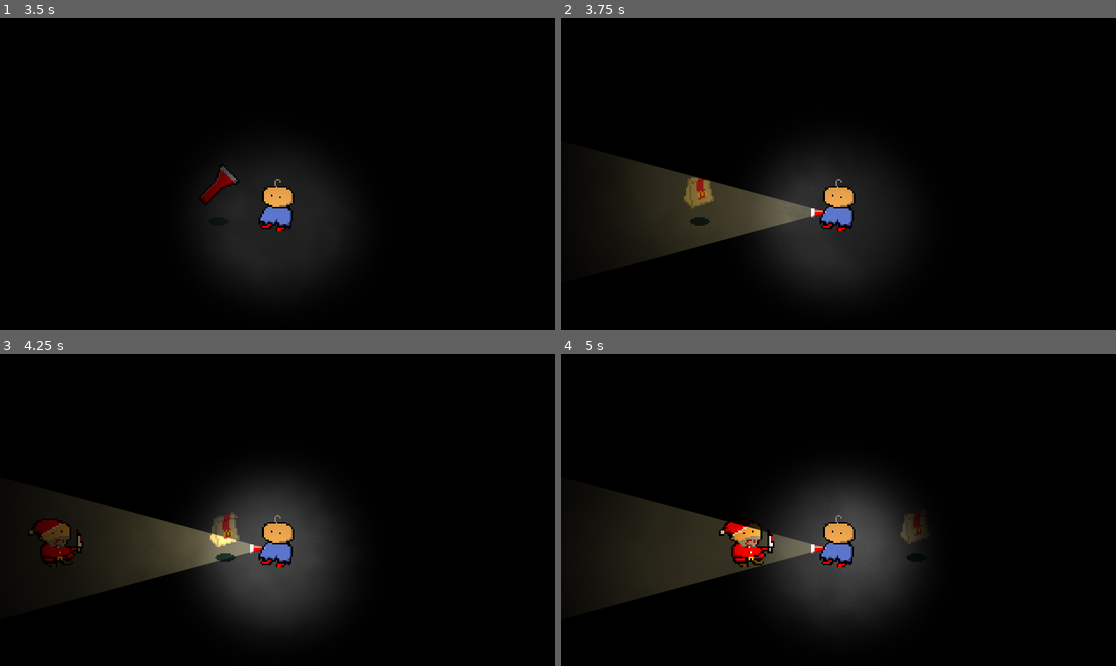
Above: before the commit, frames 1-4 (two rows, left to right).
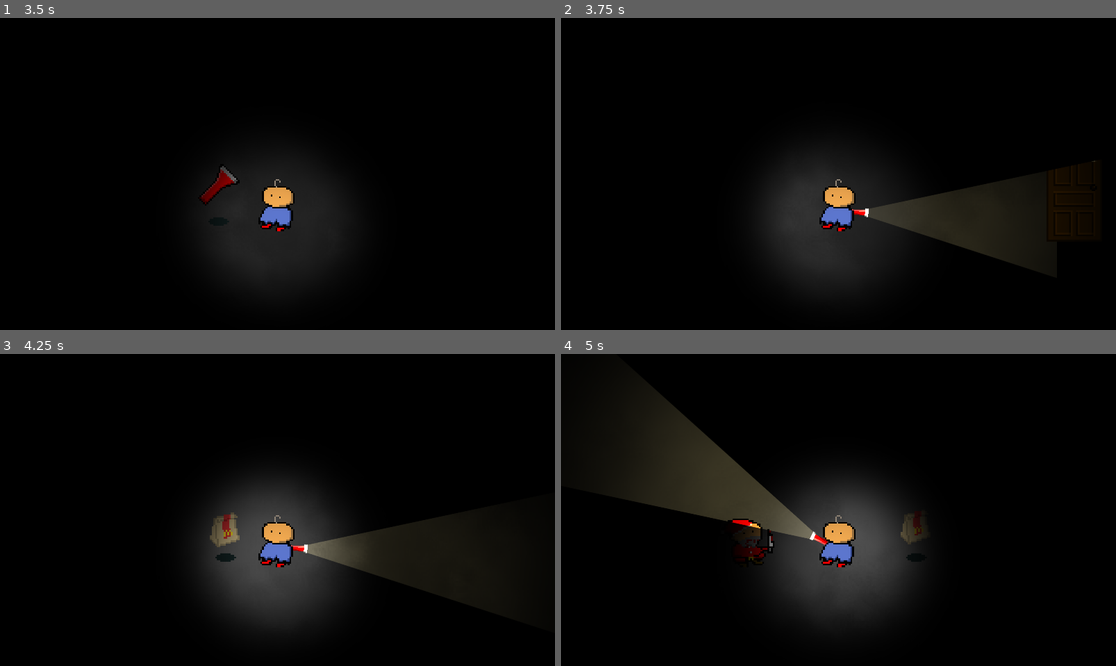
Above: after the commit, the same moments.

Repository: NielsOuvrard/Satan-Santa
Game: Godot game, scene res://game-scene/scene.tscn
Same seed, same stepped clock (60 frames per second), same inputs: the game is played once before the commit and once after it.
Inputs (mouse positions are in pixels of both pictures, inside the frame that each line leads up to):
- Up to frame 1 (3.5 s): tap Enter at 0.5 s; move the mouse to (399, 158) at 0.52 s; hold D (ui_right) 0.53-1.28 s; move the mouse to (166, 189) at 1.27 s; hold S (ui_down) 1.28-2.03 s; move the mouse to (333, 105) at 2.02 s; hold D (ui_right) 2.03-2.78 s; tap Space at 2.75 s; move the mouse to (249, 236) at 2.77 s; hold Z (ui_up) from 2.78 s (still down)
- Up to frame 2 (3.75 s): move the mouse to (1005, 220) at 3.52 s; release Z (ui_up) at 3.53 s; hold Q (ui_left) from 3.53 s (still down)
- Up to frame 3 (4.25 s): keep holding Q (ui_left)
- Up to frame 4 (5 s): keep holding Q (ui_left); move the mouse to (672, 463) at 4.27 s

Frame 1 is identical in both runs. In frame 2, 11% of the frame differs, in the area x 9-97%, y 44-80%; in frame 3, 9.2%; in frame 4, 14%, in the area x 7-49%, y 12-81%.

Commit message:
torch following the cursor

Diff:
--- a/player/player.gd
+++ b/player/player.gd
@@ -4,24 +4,14 @@
 
 @onready var player: Sprite2D = $Player
 @onready var torch_handled: Sprite2D = $TorchHandled
-@onready var point_light_2d: PointLight2D = $Torch
-
-var local_torch_position: Vector2
-var point_light_position: Vector2
-
 
 func _ready() -> void:
 	add_to_group("player")
-	print("point_light_2d.rotation")
-	print(point_light_2d.rotation)
-	local_torch_position = torch_handled.position
-	point_light_position = point_light_2d.position
 	SignalHandler.torch_visibility_changed.connect(_on_torch_visibility_changed)
 
 
 func _on_torch_visibility_changed(visible: bool) -> void:
 	torch_handled.visible = visible
-	point_light_2d.enabled = visible
 
 
 func _physics_process(_delta: float) -> void:
@@ -36,22 +26,22 @@
 
 		if input_x > 0:
 			player.flip_h = false
-
-			torch_handled.flip_h = false
-			torch_handled.position.x = local_torch_position.x
-
-			point_light_2d.position.x = point_light_position.x
-			point_light_2d.rotation = PI
 		else:
 			player.flip_h = true
-
-			torch_handled.flip_h = true
-			torch_handled.position.x = - local_torch_position.x
-
-			point_light_2d.rotation = 2 * PI
-			point_light_2d.position.x = - point_light_position.x
 	else:
 		velocity = velocity.move_toward(Vector2.ZERO, SPEED)
 
+	# Rotate torch and point light to follow the mouse every frame.
+	var mouse_pos: Vector2 = get_global_mouse_position()
+	var to_mouse: Vector2 = mouse_pos - torch_handled.global_position
+	if to_mouse.length() > 0.001:
+		var angle := to_mouse.angle()
+		# If the torch sprite is flipped horizontally, mirror the rotation so
+		# the visual still points at the mouse.
+		if torch_handled.flip_h:
+			torch_handled.rotation = PI - angle
+		else:
+			torch_handled.rotation = angle
+		# Keep the light's rotation matching the computed angle.
 
 	move_and_slide()
--- a/player/player.tscn
+++ b/player/player.tscn
@@ -17,16 +17,32 @@
 [node name="Player" type="CharacterBody2D"]
 script = ExtResource("1_script")
 
-; this light is only here to hide the other stuff behinde the lights, to be able to put "add" as blend mode
 [node name="PointLight2D" type="PointLight2D" parent="."]
 blend_mode = 2
 texture = ExtResource("7_boad6")
 texture_scale = 50.0
 
+[node name="Halo" type="PointLight2D" parent="."]
+material = ExtResource("5_g6k8r")
+position = Vector2(0, -4.9999995)
+rotation = -3.1415925
+scale = Vector2(0.15, 0.15)
+blend_mode = 2
+texture = ExtResource("2_qjkh3")
+
 [node name="TorchHandled" type="Sprite2D" parent="."]
 visible = false
-position = Vector2(11, -10)
+position = Vector2(0, -11)
 texture = ExtResource("3_g1dw6")
+offset = Vector2(12.24, 0)
+
+[node name="Torch" type="PointLight2D" parent="TorchHandled"]
+material = ExtResource("5_g6k8r")
+position = Vector2(116, -0.5)
+rotation = 3.1415927
+scale = Vector2(0.2, 0.2)
+color = Color(1, 0.922738, 0.6192957, 1)
+texture = ExtResource("4_yw30f")
 
 [node name="Player" type="Sprite2D" parent="."]
 position = Vector2(0, -16)
@@ -43,21 +59,3 @@
 rotation = 1.5707964
 scale = Vector2(0.23997335, 0.9999978)
 shape = SubResource("CapsuleShape2D_g1dw6")
-
-[node name="Halo" type="PointLight2D" parent="."]
-material = ExtResource("5_g6k8r")
-position = Vector2(0, -4.9999995)
-rotation = -3.1415925
-scale = Vector2(0.15, 0.15)
-blend_mode = 2
-texture = ExtResource("2_qjkh3")
-
-[node name="Torch" type="PointLight2D" parent="."]
-material = ExtResource("5_g6k8r")
-position = Vector2(6, -11)
-rotation = -3.1415925
-scale = Vector2(0.2, 0.2)
-enabled = false
-color = Color(1, 0.922738, 0.6192957, 1)
-texture = ExtResource("4_yw30f")
-offset = Vector2(-540, 0)
